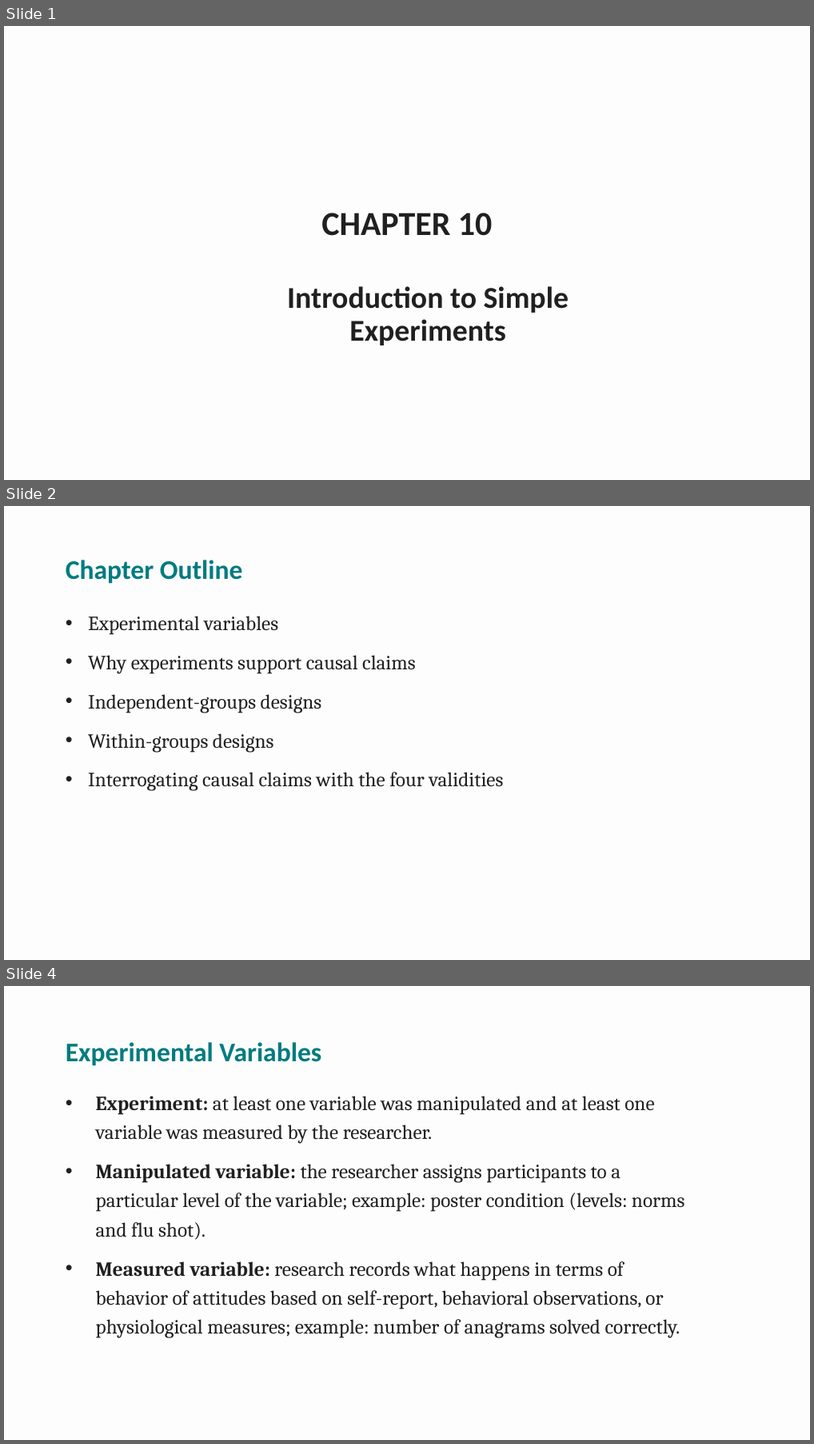
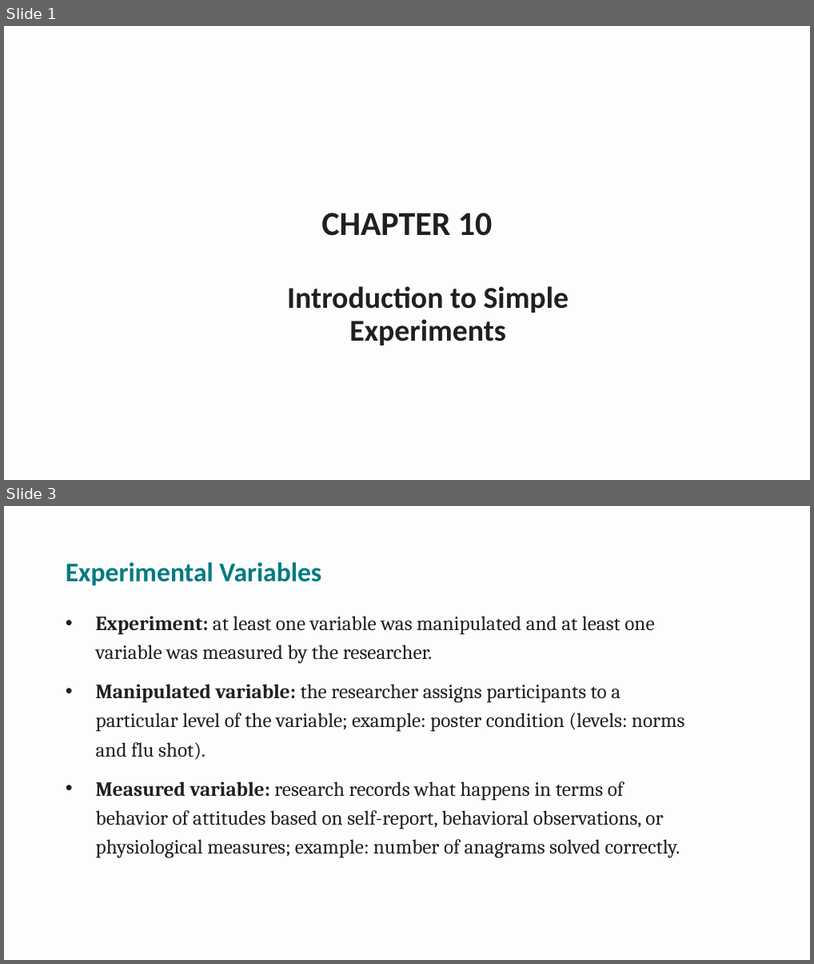
Before and after one commit to npm27/Teaching-Materials, a slide deck: Research Methods/Spring 26/Slides/10 Chapter 10.pptx. Shown one above the other, each under a label of ours: slides 1, 2 and 4 before the commit, slides 1 and 3 after it; the slides between them are not shown. The pictures are 814x1444 and 814x964 pixels, drawn with LibreOffice and Linux fonts; fonts in the diff are those of the drawing. Boxes give left, top, right and bottom in pixels: in the first picture for what was removed or moved away, otherwise in the second. Text is boxed around its words. In the diff, an @@ line names an element or a change of style, - is before the commit and + after.

```diff
--- a/Research Methods/Spring 26/Slides/10 Chapter 10.pptx
+++ b/Research Methods/Spring 26/Slides/10 Chapter 10.pptx
@@ slide 2 removed at box(4, 506, 810, 960), background #FDFDFD @@
@@ title removed at box(66, 560, 243, 584) @@
-Chapter Outline
@@ text removed at box(88, 616, 503, 791) @@
-• Experimental variables
-• Why experiments support causal claims
-• Independent-groups designs
-• Within-groups designs
-• Interrogating causal claims with the four validities
@@ what was slide 4 is now slide 3 @@
```
Also in this commit, not shown: 9 slides changed, 1 other file.
